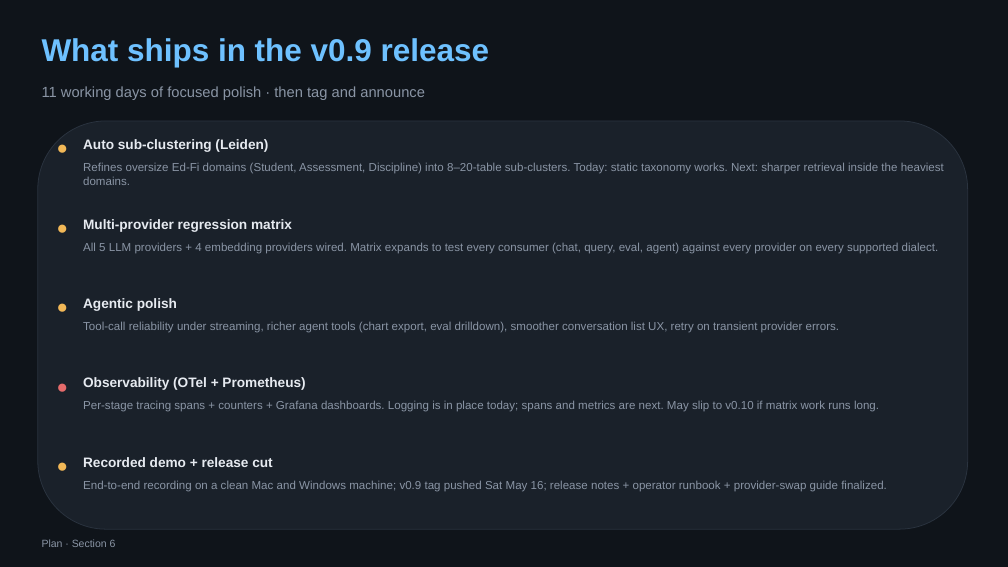
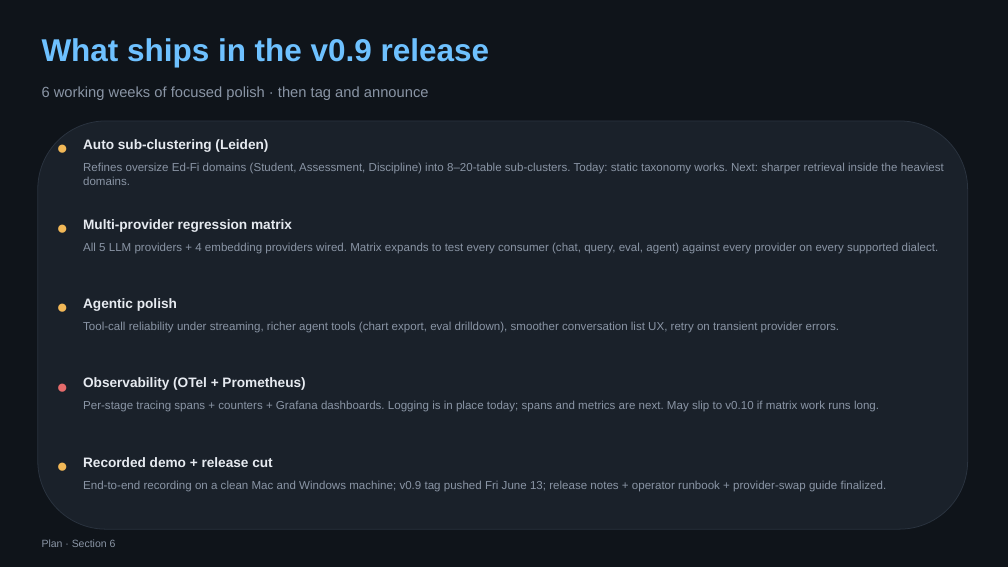
Before and after one commit to bharatmohanthakur/heavy_text2sql, a slide deck: slide 19 of docs/architecture_deck.pptx. Drawn at 1008x567 pixels with LibreOffice and Linux fonts; fonts in the diff are those of the drawing. Boxes give left, top, right and bottom in pixels: in the first picture for what was removed or moved away, otherwise in the second. Text is boxed around its words. In the diff, an @@ line names an element or a change of style, - is before the commit and + after.

```diff
--- a/docs/architecture_deck.pptx
+++ b/docs/architecture_deck.pptx
@@ text at (42,86,429,100): text changed @@
-11 working days of focused polish · then tag and announce
+6 working weeks of focused polish · then tag and announce
@@ text at (83,480,887,492): text changed @@
-End-to-end recording on a clean Mac and Windows machine; v0.9 tag pushed Sat May 16; release notes + operator runbook + provider-swap guide finalized.
+End-to-end recording on a clean Mac and Windows machine; v0.9 tag pushed Fri June 13; release notes + operator runbook + provider-swap guide finalized.
```
Also in this commit, not shown: 8 other slides changed, 1 other file.
